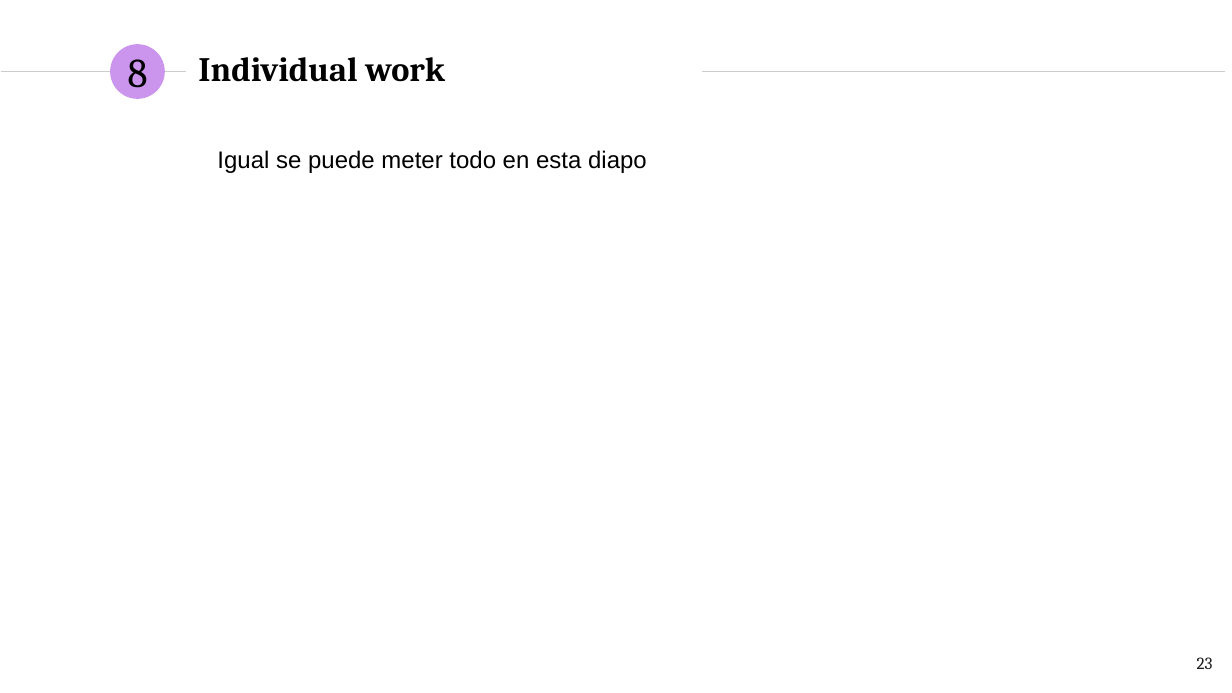
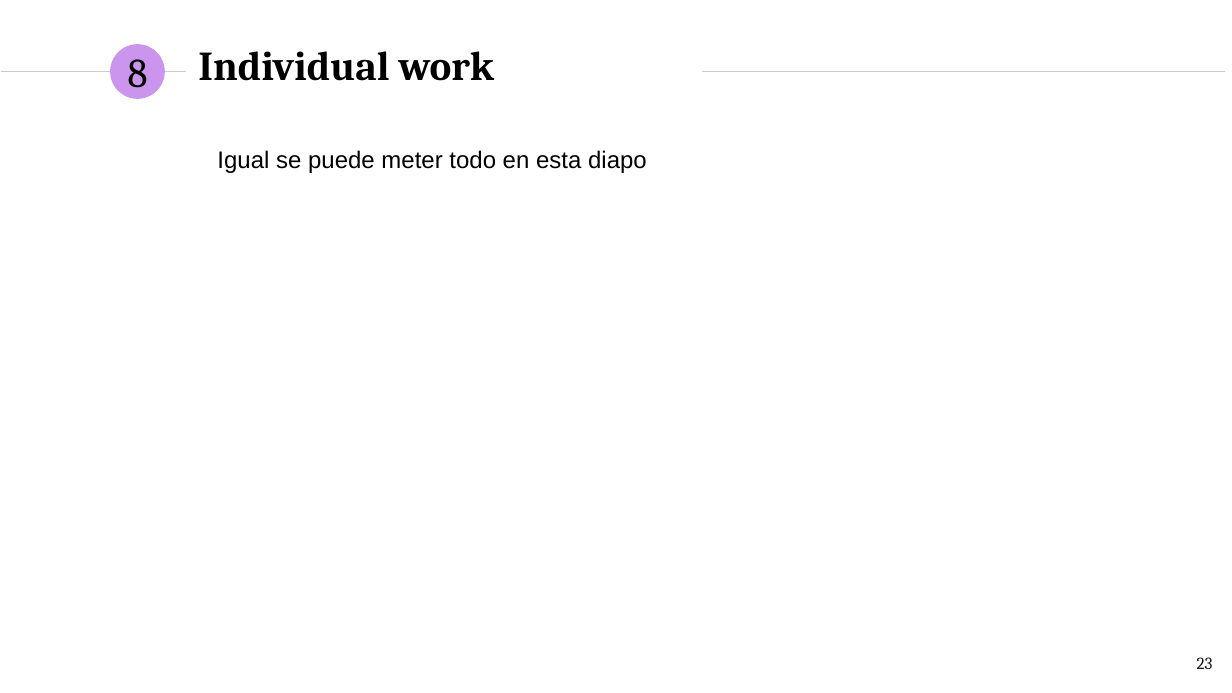
Before and after one commit to NILGroup/TFG-1920-DiscapacidadVisual, a slide deck: slide 23 of Defensa/presentaciónFinal_v2.pptx. Drawn at 1232x693 pixels with LibreOffice and Linux fonts; fonts in the diff are those of the drawing. Boxes give left, top, right and bottom in pixels: in the first picture for what was removed or moved away, otherwise in the second. Text is boxed around its words. In the diff, an @@ line names an element or a change of style, - is before the commit and + after.

```diff
--- a/Defensa/presentaciónFinal_v2.pptx
+++ b/Defensa/presentaciónFinal_v2.pptx
@@ title "Individual work" at box(198, 51, 494, 81): size 20 to 24 pt @@
```
Also in this commit, not shown: 9 other slides changed.
